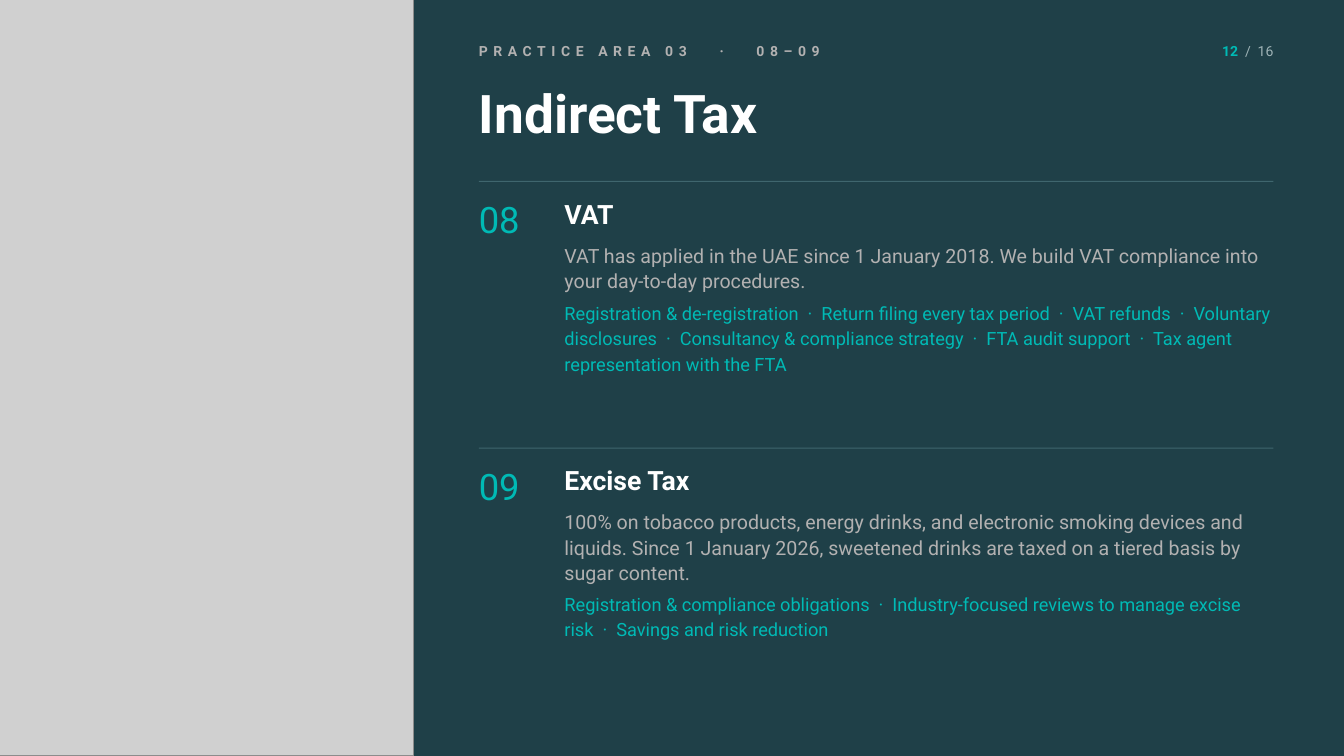
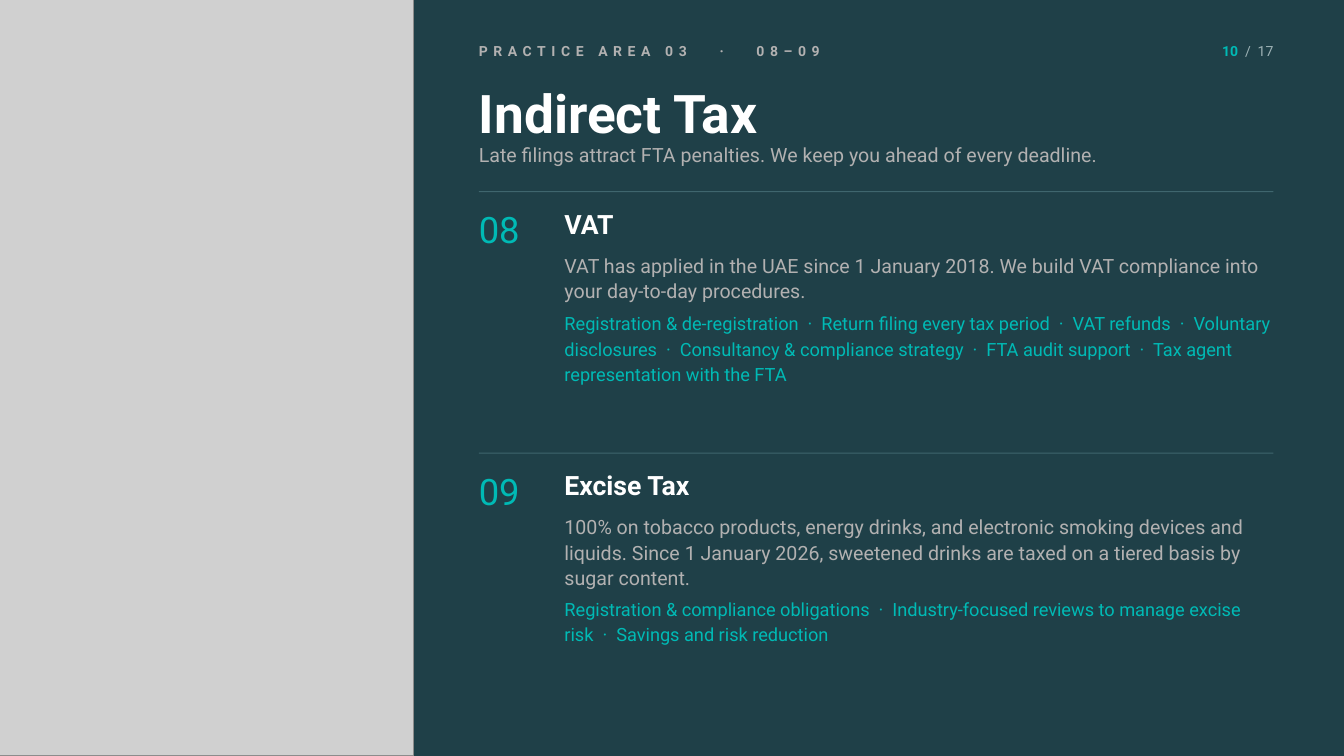
Before and after one commit to khaledsaifelnasr-afk/khsaif-content-studio, a slide deck: slide 10 of Profiles/al-suwaidi-2026/Al-Suwaidi-Company-Profile-2026-Noir.pptx (slide 12 before the commit). Drawn at 1344x756 pixels with LibreOffice and Linux fonts; fonts in the diff are those of the drawing; grey boxes stand for pictures. Boxes give left, top, right and bottom in pixels: in the first picture for what was removed or moved away, otherwise in the second. Text is boxed around its words. In the diff, an @@ line names an element or a change of style, - is before the commit and + after.

```diff
--- a/Profiles/al-suwaidi-2026/Al-Suwaidi-Company-Profile-2026-Noir.pptx
+++ b/Profiles/al-suwaidi-2026/Al-Suwaidi-Company-Profile-2026-Noir.pptx
@@ text at [1222, 46, 1274, 56]: text changed @@
-12 / 16
+10 / 17
@@ text added at [479, 147, 1097, 166], 14 pt, text #B2B1B1 @@
+Late filings attract FTA penalties. We keep you ahead of every deadline.
@@ 4 texts, 1 line: place and size @@
-4 texts, 1 line at [479, 181, 1273, 375]
+4 texts, 1 line at [479, 192, 1273, 385]
@@ 4 texts, 1 line: place and size @@
-4 texts, 1 line at [479, 449, 1273, 640]
+4 texts, 1 line at [479, 454, 1273, 645]
```
Also in this commit, not shown: 15 other slides changed, 1 slide added, 1 other file.
